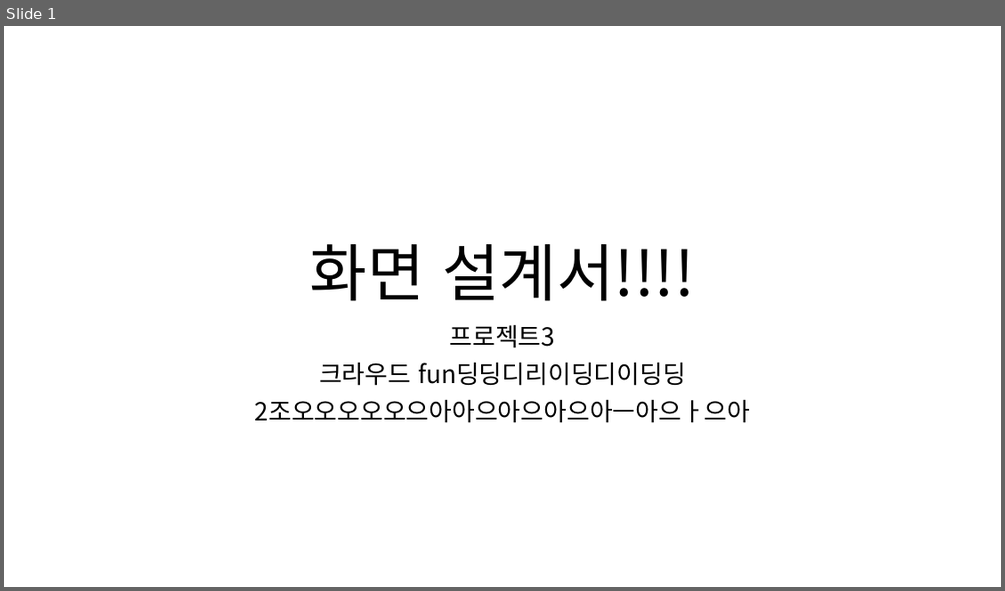
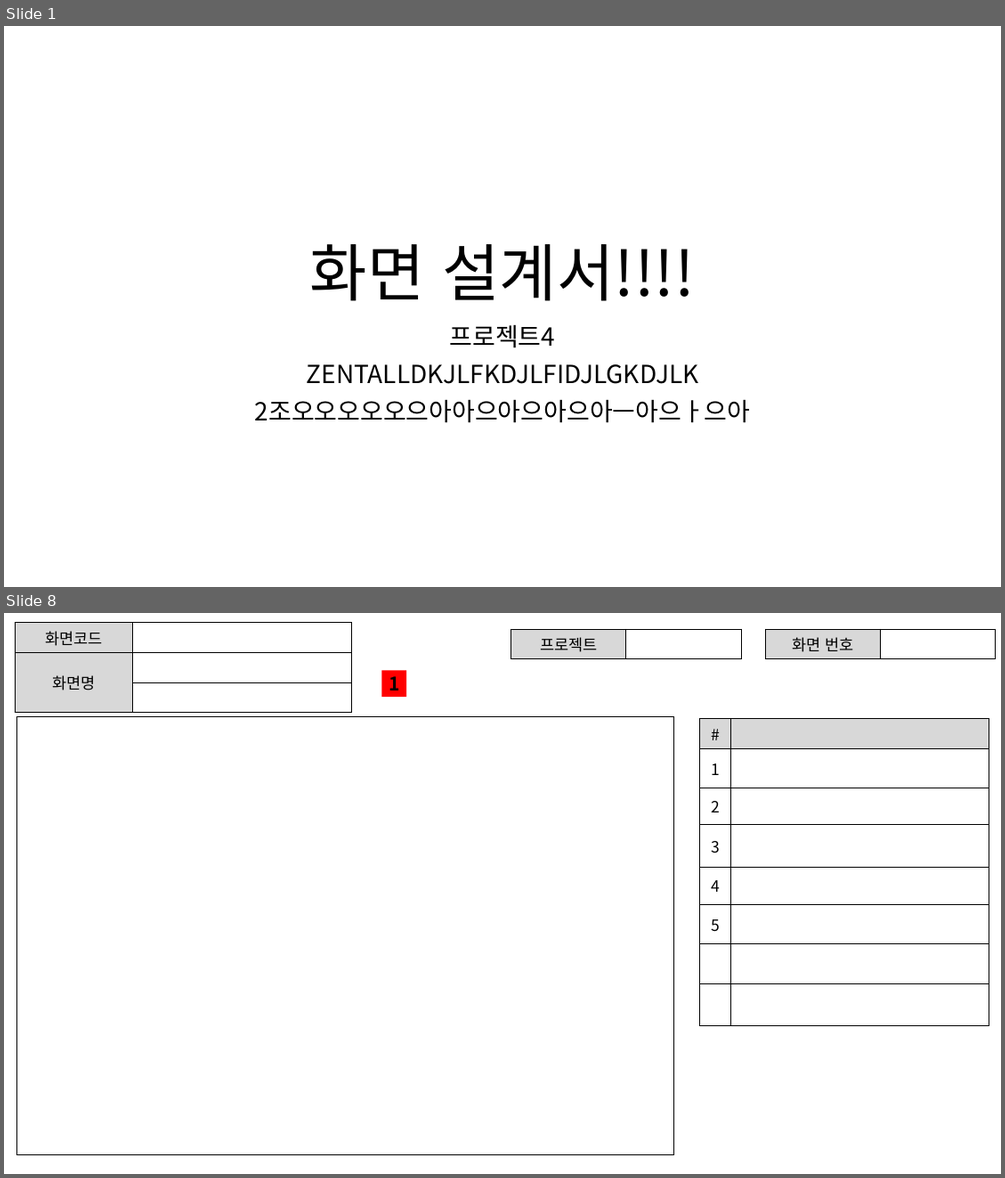
Before and after one commit to ezenteam2/RentalEquip, a slide deck: 0 발표용 파워포인트/project04 - 파워포인트 종합 - 현태.pptx. Shown one above the other, each under a label of ours: slide 1 before the commit, slides 1 and 8 after it; the slides between them are not shown. The pictures are 1005x591 and 1005x1178 pixels, drawn with LibreOffice and Linux fonts; fonts in the diff are those of the drawing. Boxes give left, top, right and bottom in pixels: in the first picture for what was removed or moved away, otherwise in the second. Text is boxed around its words. In the diff, an @@ line names an element or a change of style, - is before the commit and + after.

```diff
--- a/0 발표용 파워포인트/project04 - 파워포인트 종합 - 현태.pptx
+++ b/0 발표용 파워포인트/project04 - 파워포인트 종합 - 현태.pptx
@@ slide 8 added at box(4, 613, 1001, 1174), background #FFFFFF @@
@@ table added at box(15, 623, 352, 701), 3 rows, 2 columns @@
+화면코드 | 
+화면명 | 
+ | 
@@ table added at box(511, 629, 741, 656), 1 rows, 2 columns @@
+프로젝트 | 
@@ table added at box(765, 629, 995, 656), 1 rows, 2 columns @@
+화면 번호 | 
@@ rectangle added at box(381, 671, 406, 697), fill #FF0000, 18 pt, text #000000, bold @@
+1
@@ rectangle added at box(16, 717, 673, 1154), outline #000000 1 pt @@
@@ table added at box(700, 718, 989, 1022), 8 rows, 2 columns @@
+# | 
+1 | 
+2 | 
+3 | 
+4 | 
+5 | 
+ | 
+ | 
@@ slide 1 changed as well @@
@@ subtitle at box(307, 324, 699, 384): text changed @@
-프로젝트3
-크라우드 fun딩딩디리이딩디이딩딩
+프로젝트4
+ZENTALLDKJLFKDJLFIDJLGKDJLK
```
Also in this commit, not shown: 9 other slides added, 1 other file.
